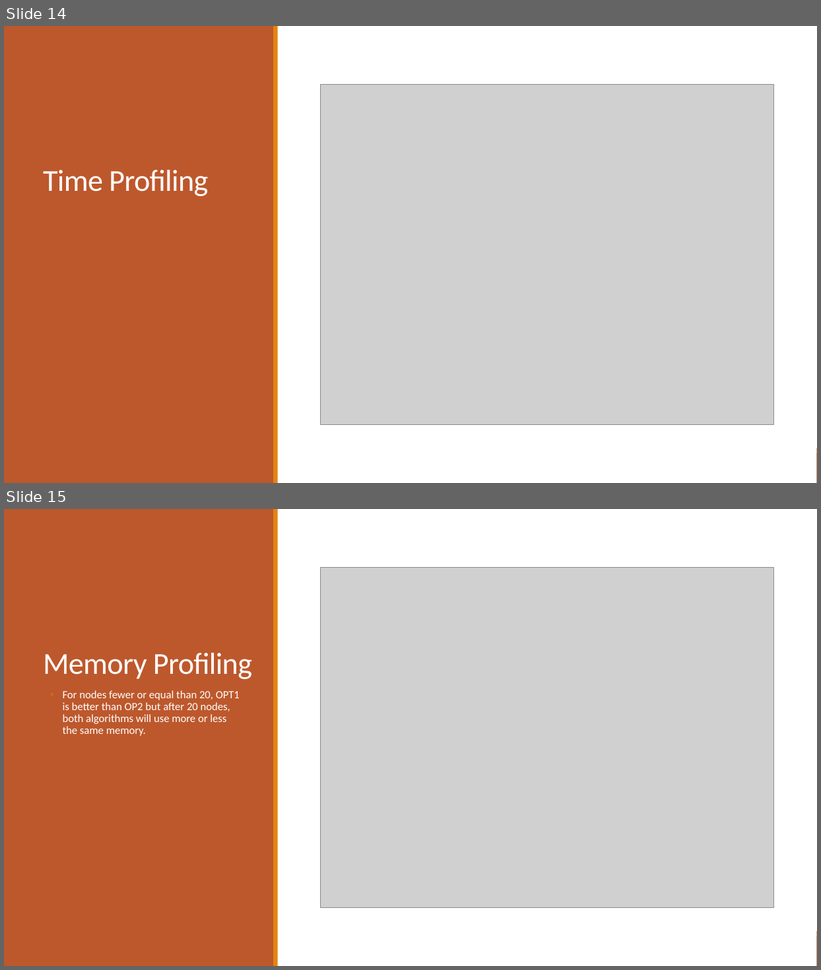
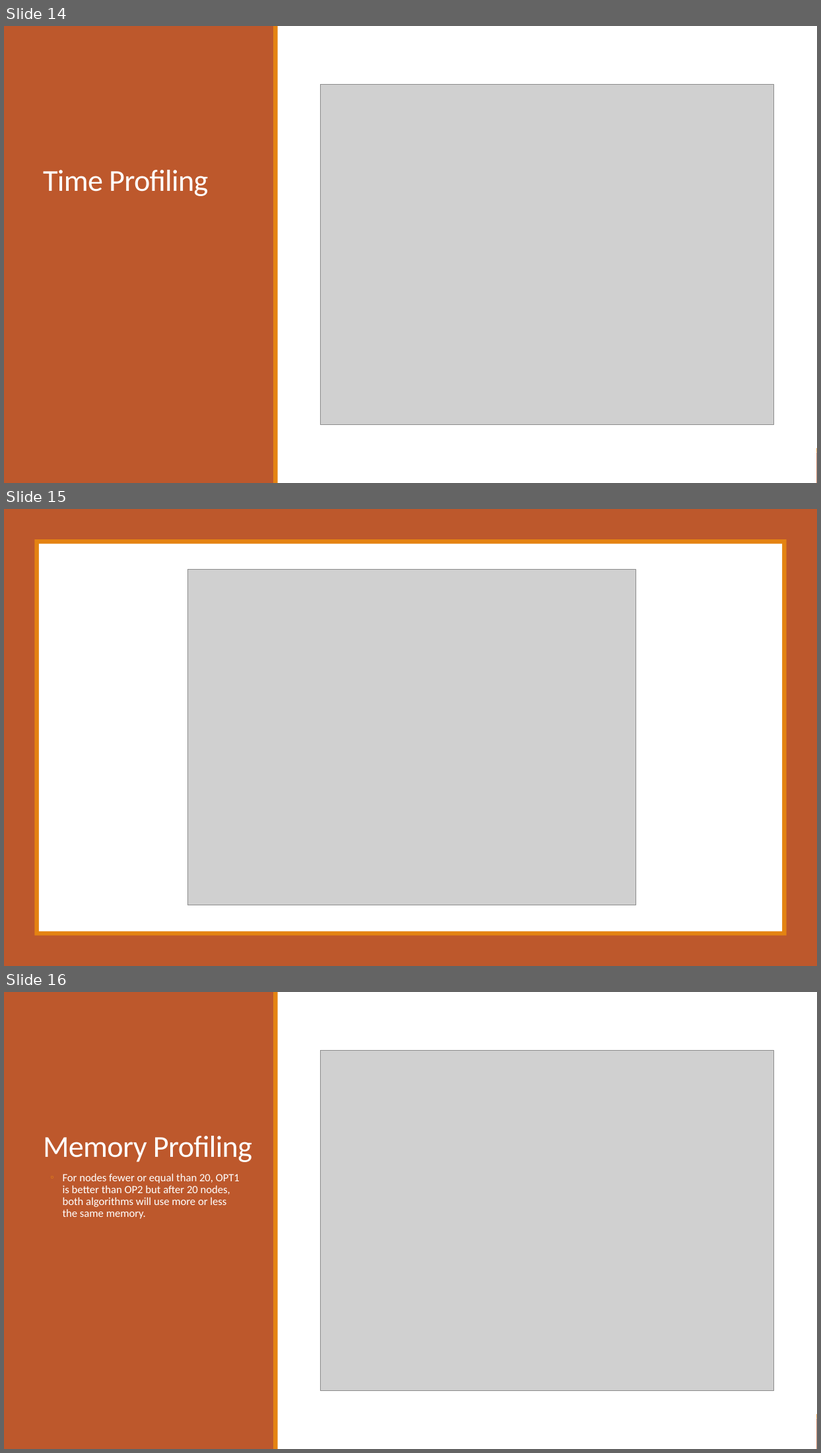
Before and after one commit to spolo96/aapp-retiming_project, a slide deck: Retiming10670388_ProjectPresentation.pptx. Shown one above the other, each under a label of ours: slides 14 and 15 before the commit, slides 14, 15 and 16 after it. The pictures are 821x970 and 821x1453 pixels, drawn with LibreOffice and Linux fonts; fonts in the diff are those of the drawing; grey boxes stand for pictures. Boxes give left, top, right and bottom in pixels: in the first picture for what was removed or moved away, otherwise in the second. Text is boxed around its words. In the diff, an @@ line names an element or a change of style, - is before the commit and + after.

Commit message:
Memory and Time Profiler Complete. Presentation Updated

```diff
--- a/Retiming10670388_ProjectPresentation.pptx
+++ b/Retiming10670388_ProjectPresentation.pptx
@@ slide 15 added at bbox=[4, 509, 817, 966], background #FFFFFF @@
@@ rectangle added at bbox=[4, 509, 817, 966], fill #BD582C @@
@@ rectangle added at bbox=[34, 539, 787, 936], fill #E48312 @@
@@ rectangle added at bbox=[39, 544, 782, 931], fill #FFFFFF @@
@@ picture added at bbox=[187, 569, 636, 906] @@
@@ rectangle added at bbox=[4, 936, 817, 966], fill #BD582C @@
@@ rectangle added at bbox=[4, 931, 817, 936], fill #E48312 @@
@@ what was slide 15 is now slide 16 @@
```
Also in this commit, not shown: 10 other files.
